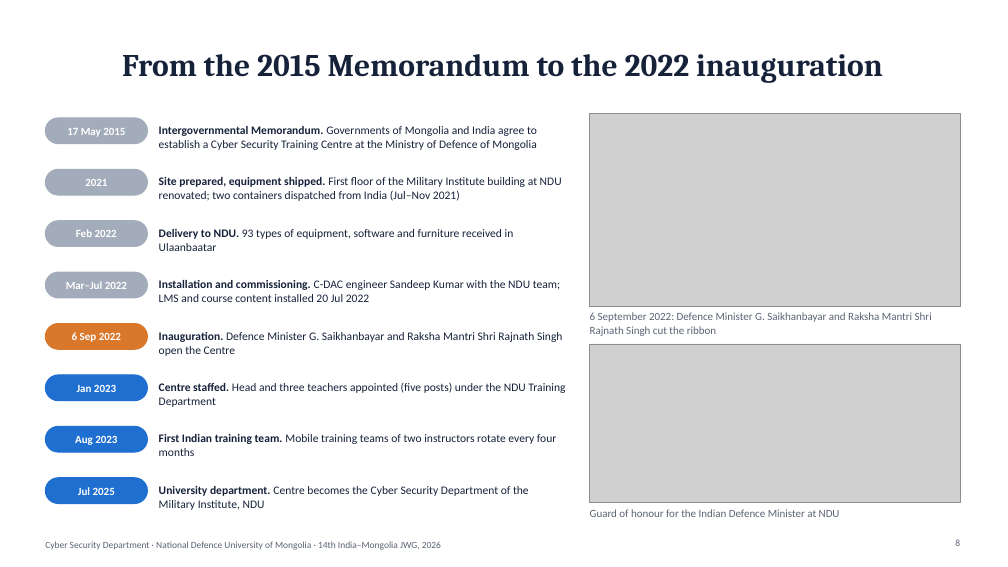
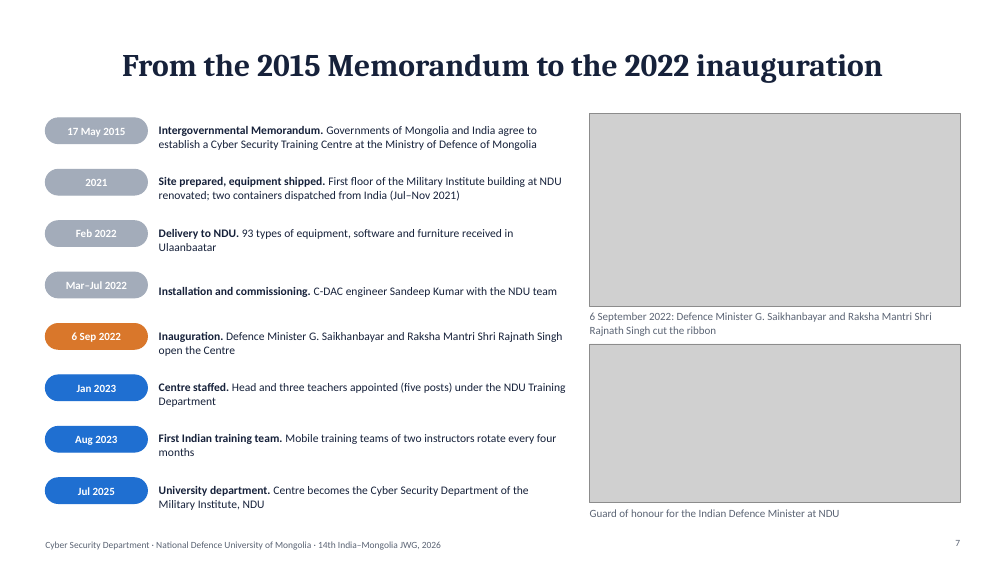
Before and after one commit to Cyber0101010101/research-material, a slide deck: slide 7 of india-cyber-cooperation/india_mongolia_cyber_cooperation.pptx (slide 8 before the commit). Drawn at 1008x567 pixels with LibreOffice and Linux fonts; fonts in the diff are those of the drawing; grey boxes stand for pictures. Boxes give left, top, right and bottom in pixels: in the first picture for what was removed or moved away, otherwise in the second. Text is boxed around its words. In the diff, an @@ line names an element or a change of style, - is before the commit and + after.

```diff
--- a/india-cyber-cooperation/india_mongolia_cyber_cooperation.pptx
+++ b/india-cyber-cooperation/india_mongolia_cyber_cooperation.pptx
@@ text at (x1=159, y1=287, x2=557, y2=297): text changed @@
-Installation and commissioning. C-DAC engineer Sandeep Kumar with the NDU team; LMS and course content installed 20 Jul 2022
+Installation and commissioning. C-DAC engineer Sandeep Kumar with the NDU team
@@ page number at (x1=955, y1=540, x2=960, y2=546): text changed @@
-8
+7
```
Also in this commit, not shown: 6 other slides changed, 3 slides removed, 12 other files.
